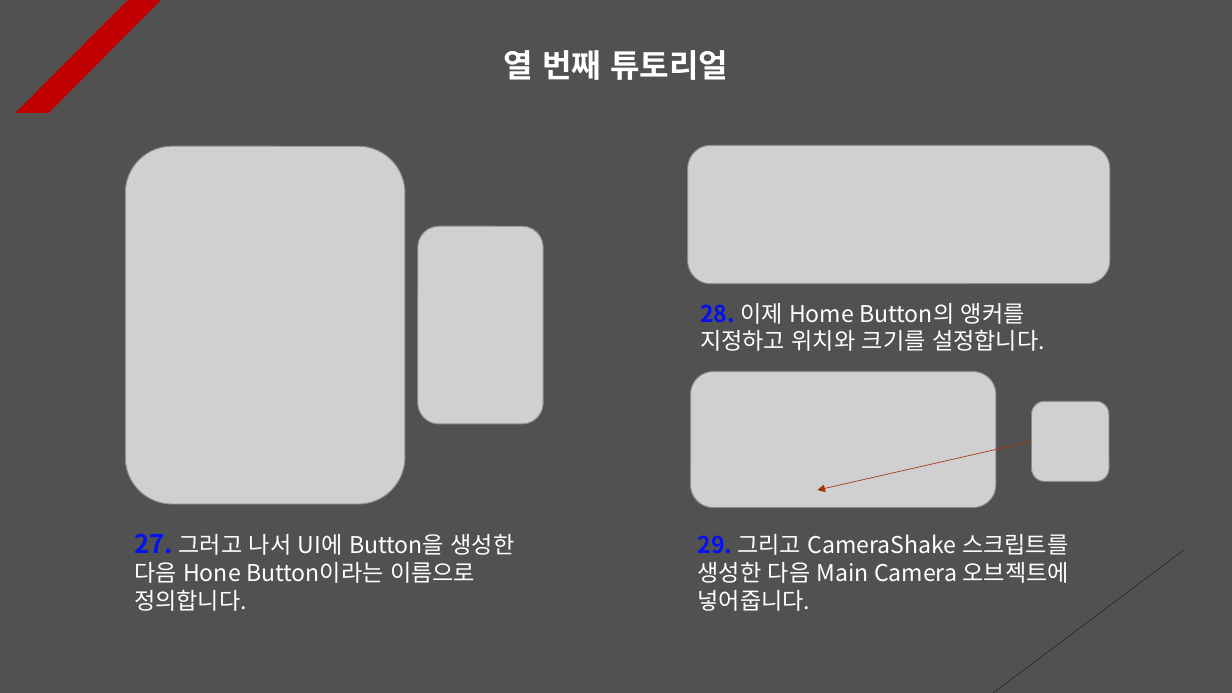
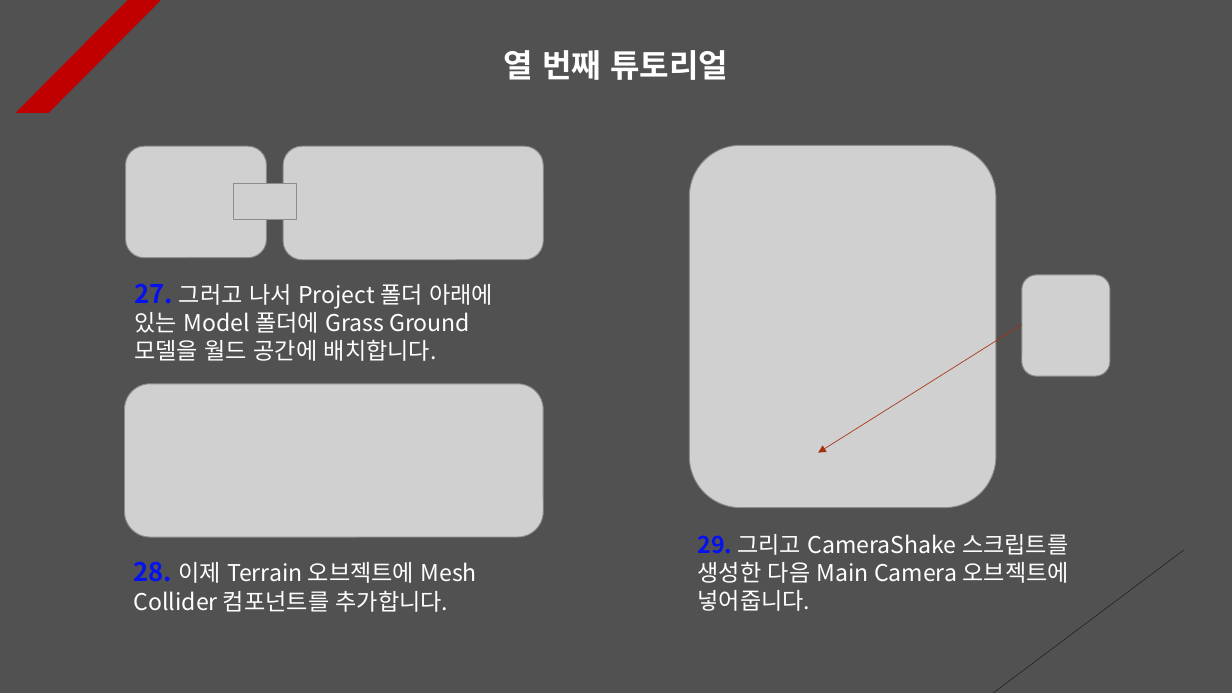
Before and after one commit to Unity2033/3D-UnityEngine, a slide deck: slide 10 of Assets/Class/Photon Server/PPT Data/Photon Game.pptx. Drawn at 1232x693 pixels with LibreOffice and Linux fonts; fonts in the diff are those of the drawing; grey boxes stand for pictures. Boxes give left, top, right and bottom in pixels: in the first picture for what was removed or moved away, otherwise in the second. Text is boxed around its words. In the diff, an @@ line names an element or a change of style, - is before the commit and + after.

```diff
--- a/Assets/Class/Photon Server/PPT Data/Photon Game.pptx
+++ b/Assets/Class/Photon Server/PPT Data/Photon Game.pptx
@@ picture removed at bbox=[126, 146, 405, 504] @@
@@ picture added at bbox=[126, 146, 266, 258] @@
@@ picture added at bbox=[283, 146, 543, 260] @@
@@ picture removed at bbox=[688, 145, 1110, 284] @@
@@ picture: place and size @@
-picture at bbox=[690, 372, 995, 507]
+picture at bbox=[689, 145, 996, 507]
@@ picture added at bbox=[233, 183, 297, 219] @@
@@ picture removed at bbox=[418, 226, 543, 424] @@
@@ text added at bbox=[134, 283, 493, 361], 18 pt, text #FFFFFF @@
+27. 그러고 나서 Project 폴더 아래에 있는 Model 폴더에 Grass Ground 모델을 월드 공간에 배치합니다.
@@ picture: place and size @@
-picture at bbox=[1031, 401, 1109, 482]
+picture at bbox=[1022, 275, 1110, 377]
@@ text removed at bbox=[700, 303, 1045, 351] @@
-28. 이제 Home Button의 앵커를 지정하고 위치와 크기를 설정합니다.
@@ arrow moved from (1031, 442) - (818, 490) to (1022, 324) - (818, 453) @@
@@ picture added at bbox=[125, 384, 543, 537] @@
@@ text removed at bbox=[134, 533, 515, 611] @@
-27. 그러고 나서 UI에 Button을 생성한 다음 Hone Button이라는 이름으로 정의합니다.
@@ text added at bbox=[134, 561, 477, 612], 18 pt, text #FFFFFF @@
+28. 이제 Terrain 오브젝트에 Mesh Collider 컴포넌트를 추가합니다.
```
Also in this commit, not shown: 5 other slides changed, 3 slides added, 23 other files.
